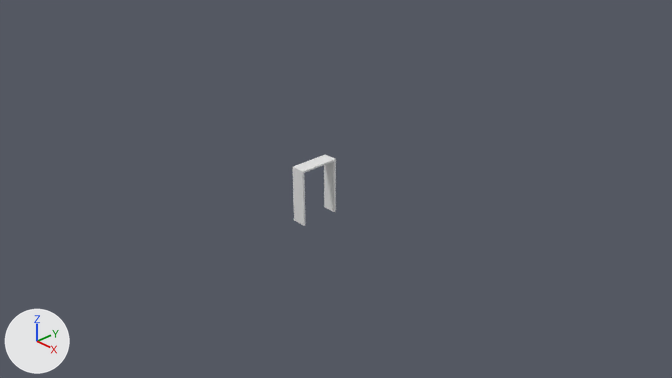
One commit to the Blender file StageMechanic/Assets/Game Elements/Blocks/BoxGirlBlocks/Themes/BoxGirlTestingTheme/Models/Original/door2.blend: the scene before it, then after it.
One viewpoint serves both versions: the file's camera 'Camera'. The lights are fixed; the arrows at lower left show +X, +Y and +Z.

Before the edit, the objects in view are built like this:
```python
me_cube_002 = bpy.data.meshes.new('Cube.002')
me_cube_002.from_pydata(...)  # 66 vertices, 68 faces; spans x 0.0..0.228, y -0.323..0.323, z -0.001..0.887
me_sphere_001 = bpy.data.meshes.new('Sphere.001')
me_sphere_001.from_pydata(...)  # 714 vertices, 717 faces; spans x -0.351..0.034, y -0.843..0.06, z -0.678..0.647
me_sphere_001.materials.append(mat_material)  # white #e7e7e7
ob_door = bpy.data.objects.new('Door', me_sphere_001)
ob_door.location = (0.23, 0.25, 0.44)
ob_door.scale = (0.647, 0.647, 0.647)
ob_door.hide_viewport = True
ob_frame = bpy.data.objects.new('Frame', me_cube_002)
ob_frame.location = (0.0, 0.0, 0.0)
```
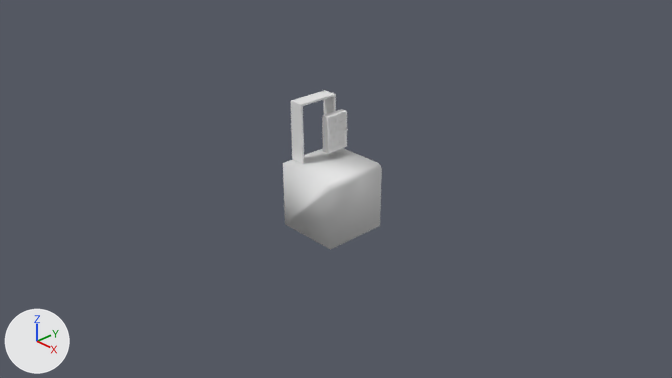
Where the newer file only moved an object's origin or applied its transform, the numbers keep the older frame.

What changed in the scene script:
```text
Add me_cube_005:
    me_cube_005.from_pydata([(-0.5, -0.5, -0.5), (-0.5, -0.5, 0.5), (-0.5, 0.5, -0.5), (-0.5, 0.5, 0.5), (0.5, -0.5, -0.5), (0.5, 0.5, -0.5), (0.5, -0.5, 0.409), (0.409, -0.5, 0.5), (0.493, -0.5, 0.444), (0.473, -0.5, 0.473), (0.444, -0.5, 0.493), (0.409, 0.5, 0.5), (0.5, 0.5, 0.409), (0.444, 0.5, 0.493), (0.473, 0.5, 0.473), (0.493, 0.5, 0.444)], [], [(0, 1, 3, 2), (4, 6, 8, 9, 10, 7, 1, 0), (2, 3, 11, 13, 14, 15, 12, 5), (2, 5, 4, 0), (5, 12, 6, 4), (11, 7, 10, 13), (13, 10, 9, 14), (14, 9, 8, 15), (15, 8, 6, 12), (11, 3, 1, 7)])
    me_cube_005.polygons.foreach_set('use_smooth', [True] * 10)
Change ob_frame:
    ob_frame.location: (0.0, 0.0, 0.0) -> (0.0, 0.0, 1.0)
Change ob_door:
    remove ob_door.hide_viewport = True
Add ob_cube:
    ob_cube = bpy.data.objects.new('Cube', me_cube_005)
    ob_cube.location = (0.5, 0.0, 0.5)
```

Where the change shows, as pixel boxes (x1, y1, x2, y2) in the pictures (672 x 378 px):
'Cube', added
    after: (283, 148, 382, 250)
'Frame', moved
    before: (292, 155, 336, 226)
    after: (291, 90, 336, 164)
'Door', shown
    after: (322, 109, 348, 154)
